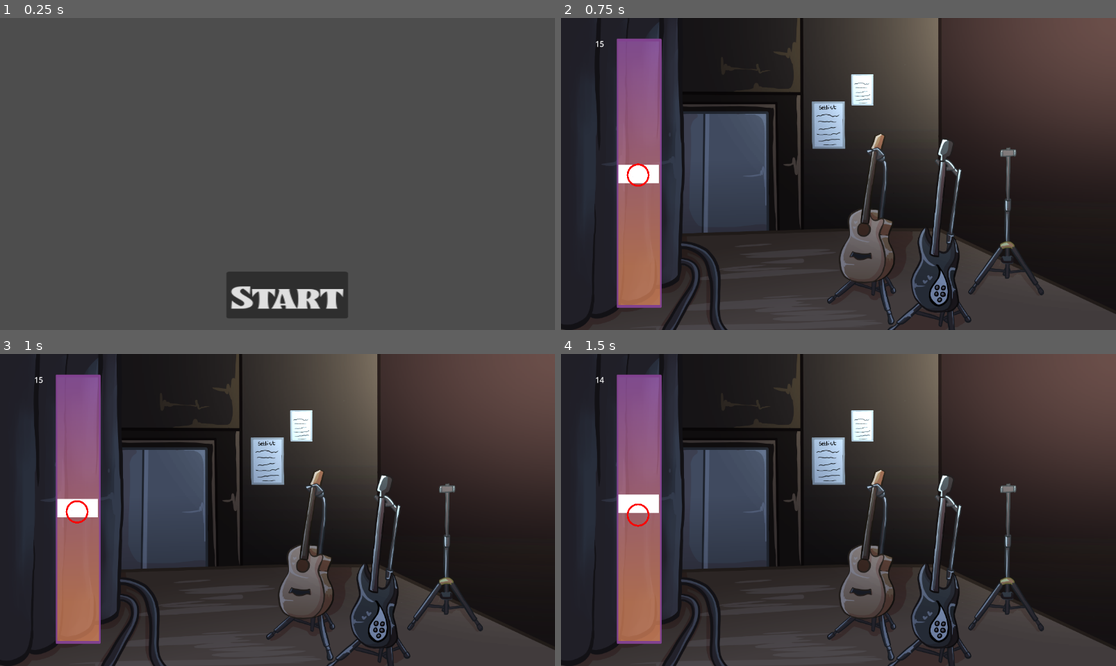
Above: before the commit, frames 1-4 (two rows, left to right).
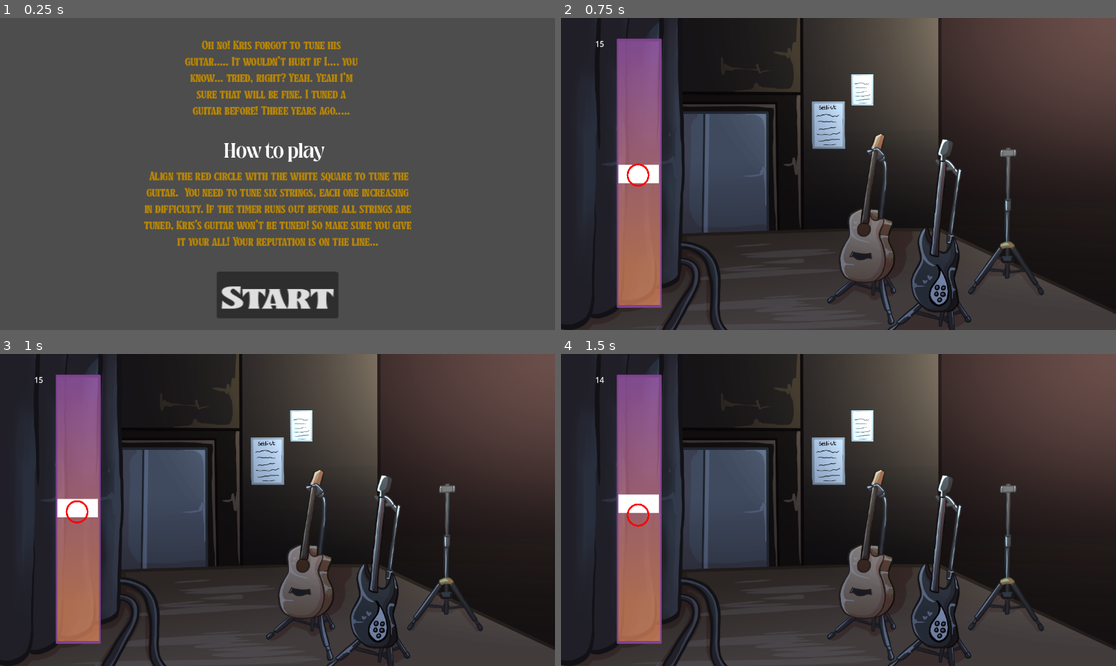
Above: after the commit, the same moments.

Repository: authenticBloodshed/RecklessRoadie
Game: Godot game, scene res://TitleScreen.tscn
Two runs of this game, one before a commit and one after it. Both use one fixed random seed, a clock stepped at 60 frames per second and the inputs below.
Inputs (mouse positions are in pixels of both pictures, inside the frame that each line leads up to):
- Up to frame 1 (0.25 s): no input
- Up to frame 2 (0.75 s): click "Start" at 0.5 s
- Up to frame 3 (1 s): no input
- Up to frame 4 (1.5 s): move the mouse to (960, 494) at 1.27 s

The runs differ from the first frame. In frame 1, 8.0% of the frame differs, in the area x 25-75%, y 7-97%; in frame 2, nothing differs; in frame 3, nothing differs; in frame 4, nothing differs.

Commit message:
added story + how to play

Diff:
--- a/Introduction To Godot/TitleScreen.tscn
+++ b/Introduction To Godot/TitleScreen.tscn
@@ -1,11 +1,21 @@
-[gd_scene load_steps=4 format=3 uid="uid://dver56n4kwo3v"]
+[gd_scene load_steps=8 format=3 uid="uid://dver56n4kwo3v"]
 
 [ext_resource type="FontFile" uid="uid://4vyiny430ctn" path="res://Tullamore DEMO.ttf" id="1_ykyrh"]
 [ext_resource type="Script" path="res://StartButton.gd" id="2_bua3y"]
+[ext_resource type="FontFile" uid="uid://bsl22kqe01g6y" path="res://Tullamore DEMO.otf" id="3_vj2fm"]
+[ext_resource type="FontFile" uid="uid://lyh0tftt7x8e" path="res://Fontspring-DEMO-prettyboy-semibold.otf" id="4_ht25a"]
 
 [sub_resource type="Theme" id="Theme_qyarw"]
 default_font = ExtResource("1_ykyrh")
 default_font_size = 70
+
+[sub_resource type="Theme" id="Theme_10ssr"]
+default_font = ExtResource("3_vj2fm")
+default_font_size = 30
+
+[sub_resource type="Theme" id="Theme_jrqtx"]
+default_font = ExtResource("4_ht25a")
+default_font_size = 40
 
 [node name="TitleScreen" type="Control"]
 layout_mode = 3
@@ -17,13 +27,48 @@
 
 [node name="StartButton" type="Button" parent="."]
 layout_mode = 0
-offset_left = 470.0
+offset_left = 450.0
 offset_top = 527.0
-offset_right = 602.0
+offset_right = 582.0
 offset_bottom = 613.0
 scale = Vector2(1.91108, 1.12681)
 theme = SubResource("Theme_qyarw")
+theme_override_colors/font_outline_color = Color(0, 0, 0, 1)
 text = "Start"
 script = ExtResource("2_bua3y")
 
+[node name="Story" type="RichTextLabel" parent="."]
+layout_mode = 0
+offset_left = 374.0
+offset_top = 37.0
+offset_right = 753.0
+offset_bottom = 208.0
+theme = SubResource("Theme_10ssr")
+theme_override_colors/default_color = Color(0.713726, 0.521569, 0.027451, 1)
+theme_override_constants/shadow_outline_size = 10
+bbcode_enabled = true
+text = "[center]Oh no! Kris forgot to tune his guitar..... It wouldn't hurt if I.... you know... tried, right? Yeah. Yeah I'm sure that will be fine. I tuned a guitar before! Three years ago....."
+
+[node name="rules" type="RichTextLabel" parent="."]
+layout_mode = 0
+offset_left = 293.0
+offset_top = 309.0
+offset_right = 861.0
+offset_bottom = 480.0
+theme = SubResource("Theme_10ssr")
+theme_override_colors/default_color = Color(0.713726, 0.521569, 0.027451, 1)
+theme_override_constants/shadow_outline_size = 10
+bbcode_enabled = true
+text = "[center] Align the red circle with the white square to tune the guitar.  You need to tune six strings, each one increasing in difficulty. If the timer runs out before all strings are tuned, Kris's guitar won't be tuned! So make sure you give it your all! Your reputation is on the line..."
+
+[node name="How to play" type="RichTextLabel" parent="."]
+layout_mode = 0
+offset_left = 436.0
+offset_top = 246.0
+offset_right = 694.0
+offset_bottom = 321.0
+theme = SubResource("Theme_jrqtx")
+bbcode_enabled = true
+text = "[center] How to play"
+
 [connection signal="pressed" from="StartButton" to="StartButton" method="_on_pressed"]
Binary file added: Introduction To Godot/Fontspring-DEMO-prettyboy-semibold.otf
Not shown, added: Introduction To Godot/Fontspring-DEMO-prettyboy-semibold.otf.import
